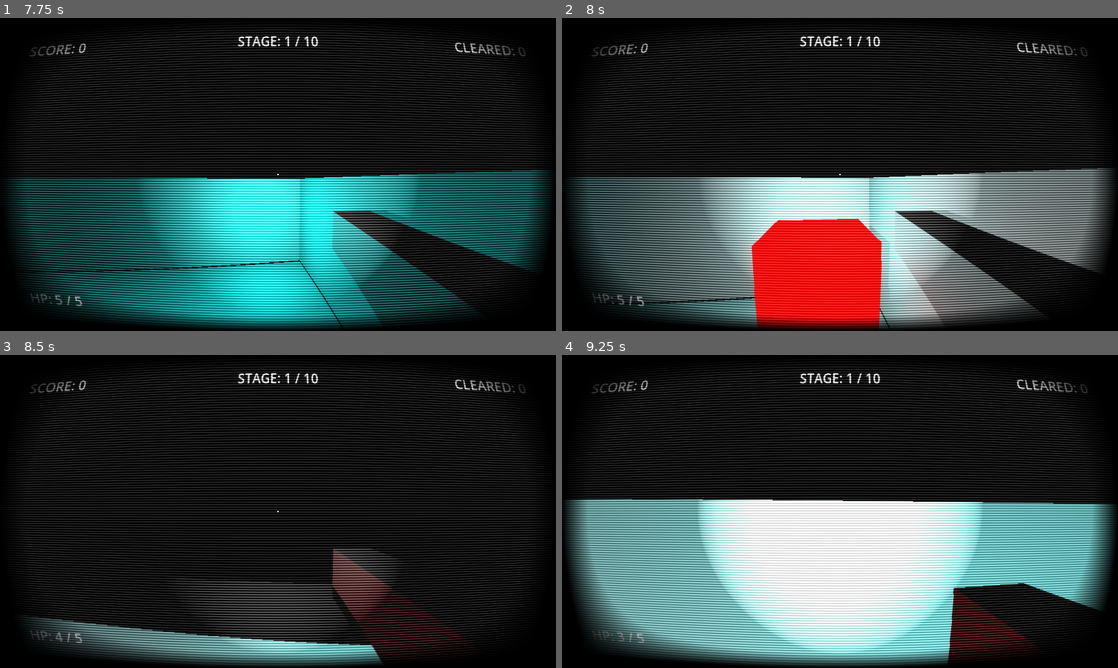
Above: before the commit, frames 1-4 (two rows, left to right).
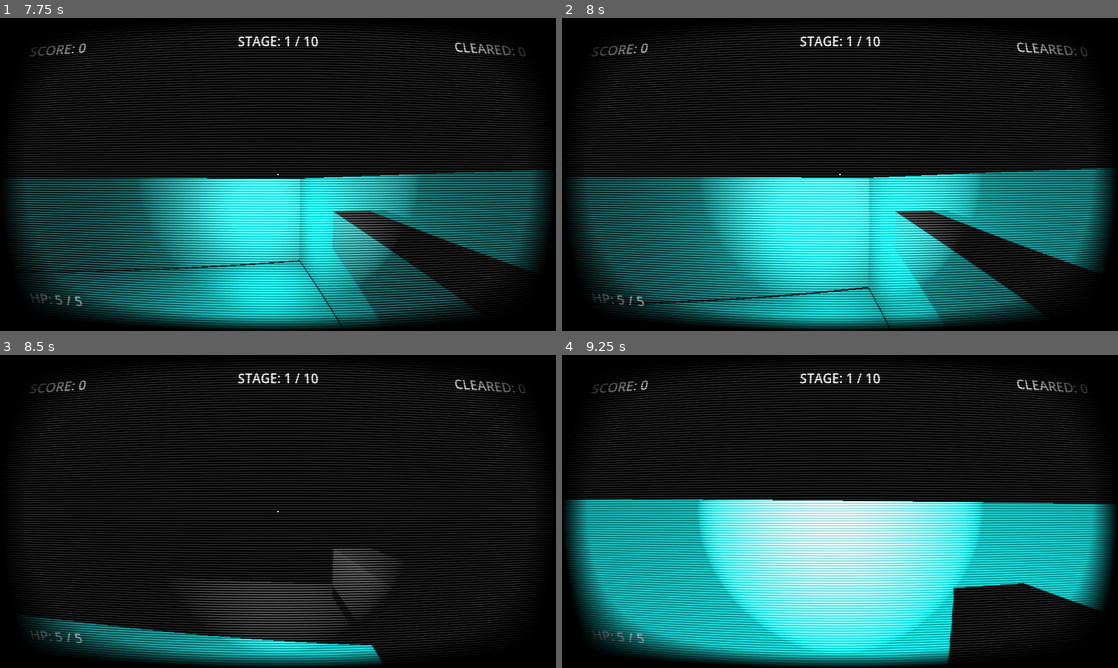
Above: after the commit, the same moments.

Repository: EnderiousGaming/R0-0TRoguelike
Game: Godot game, scene res://scenes/main_menu.tscn
The game is run twice, just before and just after one commit, with the same random seed, the same clock (stepped at 60 frames per second) and the same inputs.
Inputs (mouse positions are in pixels of both pictures, inside the frame that each line leads up to):
- Up to frame 1 (7.75 s): click "Start" at 0.5 s; tap Enter (ui_accept) at 1.25, 1.52, 2.27, 3.77, 4.52, 5.27, 6.77, 7.52 s; move the mouse to (305, 174) at 1.27 s; press the mouse at (305, 174) at 1.28 s; hold Up (ui_up) 1.28-6.53 s; move the mouse to (250, 174) at 2.02 s; release the mouse at (250, 174) at 2.03 s; click (250, 174) at 2.1 s; move the mouse to (289, 168) at 2.77 s; press the mouse at (289, 168) at 2.78 s; move the mouse to (272, 180) at 3.52 s; release the mouse at (272, 180) at 3.53 s; click (272, 180) at 3.6 s; move the mouse to (316, 177) at 4.27 s; press the mouse at (316, 177) at 4.28 s; move the mouse to (233, 171) at 5.02 s; release the mouse at (233, 171) at 5.03 s; click (233, 171) at 5.1 s; move the mouse to (283, 174) at 5.77 s; press the mouse at (283, 174) at 5.78 s; move the mouse to (255, 168) at 6.52 s; release the mouse at (255, 168) at 6.53 s; hold Right (ui_right) 6.53-7.28 s; click (255, 168) at 6.6 s; move the mouse to (305, 174) at 7.27 s; press the mouse at (305, 174) at 7.28 s; hold Up (ui_up) from 7.28 s (still down)
- Up to frame 2 (8 s): keep holding Up (ui_up)
- Up to frame 3 (8.5 s): keep holding Up (ui_up); move the mouse to (250, 511) at 8.02 s; release the mouse at (250, 511) at 8.03 s; click (250, 511) at 8.1 s; tap Enter (ui_accept) at 8.27 s
- Up to frame 4 (9.25 s): keep holding Up (ui_up); move the mouse to (851, 505) at 8.77 s; press the mouse at (851, 505) at 8.78 s

Frame 1 is identical in both runs. In frame 2, 36% of the frame differs, in the area x 3-99%, y 48-100%; in frame 3, 6.9%; in frame 4, 42%, in the area x 1-99%, y 46-100%.
Error before the commit: Invalid access to property or key 'fire_rate2' on a base object of type 'Node (run_manager.gd)'. (res://scripts/player.gd:190)

Commit message:
Added the Artillery Virus, an enemy that can shoot you from a distance

Diff:
--- /dev/null
+++ b/scenes/artillery_enemy.tscn
@@ -0,0 +1,37 @@
+[gd_scene format=3 uid="uid://qi6wxh3ktkd7"]
+
+[ext_resource type="Script" uid="uid://b4v58x68kilhm" path="res://scripts/artillery_enemy.gd" id="1_fff5f"]
+
+[sub_resource type="BoxShape3D" id="BoxShape3D_md0e3"]
+
+[sub_resource type="StandardMaterial3D" id="StandardMaterial3D_4ra3w"]
+albedo_color = Color(0.28247806, 0.0009852365, 0.5304442, 1)
+emission_enabled = true
+emission = Color(0.28235295, 0, 0.5294118, 1)
+emission_energy_multiplier = 1.5
+
+[sub_resource type="BoxMesh" id="BoxMesh_5uy6h"]
+material = SubResource("StandardMaterial3D_4ra3w")
+
+[node name="Enemy" type="CharacterBody3D" unique_id=1355696254 groups=["enemy"]]
+collision_layer = 4
+collision_mask = 5
+script = ExtResource("1_fff5f")
+
+[node name="CollisionShape3D" type="CollisionShape3D" parent="." unique_id=2085275426]
+shape = SubResource("BoxShape3D_md0e3")
+
+[node name="MeshInstance3D" type="MeshInstance3D" parent="." unique_id=442172353]
+mesh = SubResource("BoxMesh_5uy6h")
+
+[node name="OmniLight3D" type="OmniLight3D" parent="MeshInstance3D" unique_id=545117938]
+light_color = Color(0.28235295, 0, 0.5294118, 1)
+light_energy = 1.5
+
+[node name="NavigationAgent3D" type="NavigationAgent3D" parent="." unique_id=1811071572]
+
+[node name="Timer" type="Timer" parent="." unique_id=26171303]
+wait_time = 2.5
+autostart = true
+
+[connection signal="timeout" from="Timer" to="." method="_on_timer_timeout"]
--- a/scenes/enemy_projectile.tscn
+++ b/scenes/enemy_projectile.tscn
@@ -2,7 +2,14 @@
 
 [ext_resource type="Script" uid="uid://be3bld6nylw3d" path="res://scripts/enemy_projectile.gd" id="1_lofwd"]
 
+[sub_resource type="StandardMaterial3D" id="StandardMaterial3D_lofwd"]
+albedo_color = Color(1, 0, 0, 1)
+emission_enabled = true
+emission = Color(1, 0, 0, 1)
+emission_energy_multiplier = 1.5
+
 [sub_resource type="SphereMesh" id="SphereMesh_e8ik0"]
+material = SubResource("StandardMaterial3D_lofwd")
 
 [sub_resource type="SphereShape3D" id="SphereShape3D_j7vux"]
 
@@ -19,4 +26,8 @@
 transform = Transform3D(0.3, 0, 0, 0, 0.3, 0, 0, 0, 0.3, 0, 0, 0)
 shape = SubResource("SphereShape3D_j7vux")
 
+[node name="OmniLight3D" type="OmniLight3D" parent="." unique_id=1803340831]
+light_color = Color(1, 0, 0, 1)
+omni_range = 1.5
+
 [connection signal="body_entered" from="." to="." method="_on_body_entered"]
--- a/scenes/player.tscn
+++ b/scenes/player.tscn
@@ -201,6 +201,3 @@
 grow_horizontal = 2
 grow_vertical = 2
 mouse_filter = 2
-
-[connection signal="pressed" from="HUD/PauseMenu/VBoxContainer/ResumeButton" to="." method="_on_resume_button_pressed"]
-[connection signal="pressed" from="HUD/PauseMenu/VBoxContainer/QuitButton" to="." method="_on_quit_button_pressed"]
--- a/scenes/world_a.tscn
+++ b/scenes/world_a.tscn
@@ -4,6 +4,7 @@
 [ext_resource type="PackedScene" uid="uid://bjifcg4kkf0n6" path="res://scenes/player.tscn" id="2_vlmdm"]
 [ext_resource type="Script" uid="uid://kdlyvtmm25uf" path="res://scripts/wave_director.gd" id="3_3stig"]
 [ext_resource type="PackedScene" uid="uid://cxcouiuwfd02w" path="res://scenes/enemy.tscn" id="4_nghof"]
+[ext_resource type="PackedScene" uid="uid://qi6wxh3ktkd7" path="res://scenes/artillery_enemy.tscn" id="4_vlmdm"]
 [ext_resource type="PackedScene" uid="uid://il4prkm7s6oo" path="res://scenes/portal.tscn" id="5_jrenj"]
 
 [sub_resource type="NavigationMesh" id="NavigationMesh_r4xtf"]
@@ -169,7 +170,7 @@
 
 [node name="WaveDirector" type="Node3D" parent="." unique_id=1922651044]
 script = ExtResource("3_3stig")
-enemy_scene = ExtResource("4_nghof")
+enemy_types = Array[PackedScene]([ExtResource("4_vlmdm"), ExtResource("4_nghof")])
 
 [node name="Timer" type="Timer" parent="WaveDirector" unique_id=1185196142]
 wait_time = 2.0
--- a/scenes/world_b.tscn
+++ b/scenes/world_b.tscn
@@ -4,6 +4,7 @@
 [ext_resource type="PackedScene" uid="uid://bjifcg4kkf0n6" path="res://scenes/player.tscn" id="2_e5qi3"]
 [ext_resource type="Script" uid="uid://kdlyvtmm25uf" path="res://scripts/wave_director.gd" id="3_itj5i"]
 [ext_resource type="PackedScene" uid="uid://cxcouiuwfd02w" path="res://scenes/enemy.tscn" id="4_dtts8"]
+[ext_resource type="PackedScene" uid="uid://qi6wxh3ktkd7" path="res://scenes/artillery_enemy.tscn" id="4_itj5i"]
 [ext_resource type="PackedScene" uid="uid://il4prkm7s6oo" path="res://scenes/portal.tscn" id="5_q43ju"]
 [ext_resource type="PackedScene" uid="uid://brf32bxx2jhxk" path="res://scenes/kill_plane.tscn" id="6_e5qi3"]
 
@@ -135,7 +136,7 @@
 
 [node name="WaveDirector" type="Node3D" parent="." unique_id=1922651044]
 script = ExtResource("3_itj5i")
-enemy_scene = ExtResource("4_dtts8")
+enemy_types = Array[PackedScene]([ExtResource("4_itj5i"), ExtResource("4_dtts8")])
 
 [node name="Timer" type="Timer" parent="WaveDirector" unique_id=1185196142]
 wait_time = 2.0
--- a/scenes/world_c.tscn
+++ b/scenes/world_c.tscn
@@ -4,6 +4,7 @@
 [ext_resource type="PackedScene" uid="uid://bjifcg4kkf0n6" path="res://scenes/player.tscn" id="2_m73k7"]
 [ext_resource type="Script" uid="uid://kdlyvtmm25uf" path="res://scripts/wave_director.gd" id="3_e7edo"]
 [ext_resource type="PackedScene" uid="uid://cxcouiuwfd02w" path="res://scenes/enemy.tscn" id="4_0ki1l"]
+[ext_resource type="PackedScene" uid="uid://qi6wxh3ktkd7" path="res://scenes/artillery_enemy.tscn" id="4_m73k7"]
 [ext_resource type="PackedScene" uid="uid://il4prkm7s6oo" path="res://scenes/portal.tscn" id="5_7dwsv"]
 
 [sub_resource type="NavigationMesh" id="NavigationMesh_418nc"]
@@ -61,7 +62,6 @@
 
 [node name="Player" parent="." unique_id=665301636 instance=ExtResource("2_m73k7")]
 transform = Transform3D(-1, 0, -8.742278e-08, 0, 1, 0, 8.742278e-08, 0, -1, -0.9011092, 1.6220384, -11.597945)
-mouse_sensitivity = null
 
 [node name="SpawnPoint1" type="Marker3D" parent="." unique_id=920363747 groups=["spawn_point"]]
 transform = Transform3D(1, 0, 0, 0, 1, 0, 0, 0, 1, -12.23715, 1.1726885, -11.881229)
@@ -97,7 +97,7 @@
 
 [node name="WaveDirector" type="Node3D" parent="." unique_id=1922651044]
 script = ExtResource("3_e7edo")
-enemy_scene = ExtResource("4_0ki1l")
+enemy_types = Array[PackedScene]([ExtResource("4_m73k7"), ExtResource("4_0ki1l")])
 
 [node name="Timer" type="Timer" parent="WaveDirector" unique_id=1185196142]
 wait_time = 2.0
--- a/scenes/world_d.tscn
+++ b/scenes/world_d.tscn
@@ -3,6 +3,7 @@
 [ext_resource type="Script" uid="uid://1id7ip7uumi8" path="res://scripts/world.gd" id="1_md3eu"]
 [ext_resource type="PackedScene" uid="uid://bjifcg4kkf0n6" path="res://scenes/player.tscn" id="2_vb5jg"]
 [ext_resource type="Script" uid="uid://kdlyvtmm25uf" path="res://scripts/wave_director.gd" id="3_1untw"]
+[ext_resource type="PackedScene" uid="uid://qi6wxh3ktkd7" path="res://scenes/artillery_enemy.tscn" id="4_1untw"]
 [ext_resource type="PackedScene" uid="uid://cxcouiuwfd02w" path="res://scenes/enemy.tscn" id="4_j5mna"]
 [ext_resource type="PackedScene" uid="uid://il4prkm7s6oo" path="res://scenes/portal.tscn" id="5_owgkk"]
 [ext_resource type="PackedScene" uid="uid://brf32bxx2jhxk" path="res://scenes/kill_plane.tscn" id="6_vb5jg"]
@@ -104,7 +105,7 @@
 
 [node name="WaveDirector" type="Node3D" parent="." unique_id=1922651044]
 script = ExtResource("3_1untw")
-enemy_scene = ExtResource("4_j5mna")
+enemy_types = Array[PackedScene]([ExtResource("4_1untw"), ExtResource("4_j5mna")])
 
 [node name="Timer" type="Timer" parent="WaveDirector" unique_id=1185196142]
 wait_time = 2.0
--- /dev/null
+++ b/scripts/artillery_enemy.gd
@@ -0,0 +1,71 @@
+extends CharacterBody3D
+
+const PROJECTILE = preload("res://scenes/enemy_projectile.tscn")
+const DAMAGE_NUMBER = preload("res://scenes/damage_number.tscn")
+
+var health = 2 # Weaker than the melee brutes
+const speed = 2.0 # Slower movement
+var gravity = ProjectSettings.get_setting("physics/3d/default_gravity")
+var player = null
+
+@onready var nav_agent = $NavigationAgent3D
+
+func _ready():
+	player = get_tree().get_first_node_in_group("player")
+
+func _physics_process(delta):
+	# 1. Gravity
+	if not is_on_floor():
+		velocity.y -= gravity * delta
+
+	if player:
+		var distance_to_player = global_position.distance_to(player.global_position)
+
+		# 2. Always aim at the player so the projectiles shoot straight
+		var flat_direction = Vector3(player.global_position.x - global_position.x, 0, player.global_position.z - global_position.z).normalized()
+		if flat_direction.length() > 0.05:
+			look_at(global_position + flat_direction, Vector3.UP)
+
+		# 3. Standard Pathfinding (Stop at 15 meters to shoot!)
+		if distance_to_player > 15.0:
+			nav_agent.target_position = player.global_position
+			var next_path_position = nav_agent.get_next_path_position()
+			var move_dir = global_position.direction_to(next_path_position)
+
+			velocity.x = move_dir.x * speed
+			velocity.z = move_dir.z * speed
+		else:
+			# We are in range! Stop moving and act as a stationary turret.
+			velocity.x = 0
+			velocity.z = 0
+
+	move_and_slide()
+
+func _on_timer_timeout():
+	# INCREASED RANGE: Changed 18.0 to 30.0 so they act like snipers!
+	if player and global_position.distance_to(player.global_position) <= 30.0:
+		var proj = PROJECTILE.instantiate()
+		get_parent().add_child(proj)
+
+		# LOWERED SPAWN: Changed 1.0 to 0.25 so it shoots out of their "chest"
+		proj.global_position = global_position + Vector3(0, 0.25, 0)
+
+		proj.look_at(player.global_position + Vector3(0, 1.0, 0), Vector3.UP)
+
+# --- COMBAT LOGIC (Same as the melee virus) ---
+func take_damage(amount):
+	health -= amount
+	var dmg_text = DAMAGE_NUMBER.instantiate()
+	get_parent().add_child(dmg_text)
+	dmg_text.global_position = global_position + Vector3(0, 1.5, 0)
+	dmg_text.text = str(amount)
+	dmg_text.animate()
+
+	velocity = -velocity * 2
+	if health <= 0:
+		die()
+
+func die():
+	RunManager.score += 300 # Give a slightly higher reward for the sniper!
+	RunManager.enemies_defeated_this_room += 1
+	queue_free()
--- a/scripts/enemy.gd
+++ b/scripts/enemy.gd
@@ -82,3 +82,7 @@
 		# Does the player have a way to take damage?
 		if body.has_method("take_damage"):
 			body.take_damage(1) # Bite them for 1 HP!
+
+
+func _on_timer_timeout() -> void:
+	pass # Replace with function body.
--- a/scripts/enemy_projectile.gd
+++ b/scripts/enemy_projectile.gd
@@ -2,6 +2,11 @@
 
 const SPEED = 15.0
 const DAMAGE = 1
+
+func _ready():
+	# NEW: The self-destruct timer!
+	await get_tree().create_timer(3.0).timeout
+	queue_free()
 
 func _physics_process(delta):
 	# Move forward in local space
--- a/scripts/player.gd
+++ b/scripts/player.gd
@@ -187,7 +187,7 @@
 		if fire_cooldown <= 0.0:
 			fire_weapon()
 			# Pull the current upgraded speed from the RunManager!
-			fire_cooldown = RunManager.fire_rate2
+			fire_cooldown = RunManager.fire_rate
 
 func announce(message: String):
 	announcement_label.text = message
--- a/scripts/wave_director.gd
+++ b/scripts/wave_director.gd
@@ -1,6 +1,6 @@
 extends Node3D
 
-@export var enemy_scene: PackedScene
+@export var enemy_types: Array[PackedScene]
 var spawn_points = []
 
 func _ready():
@@ -14,14 +14,13 @@
 
 # This function will trigger every time the Timer hits 0
 func _on_timer_timeout():
-	if spawn_points.is_empty() or enemy_scene == null:
+	if spawn_points.is_empty() or enemy_types.is_empty():
 		return
 
 	var random_spawn = spawn_points.pick_random()
-	var new_enemy = enemy_scene.instantiate()
 
-	# 1. Add it to the physical game world FIRST
+	# Pick a random enemy from the list and instantiate it
+	var new_enemy = enemy_types.pick_random().instantiate()
+
 	get_parent().add_child(new_enemy)
-
-	# 2. NOW move it to the correct coordinates
 	new_enemy.global_position = random_spawn.global_position
Not shown, added: scripts/artillery_enemy.gd.uid
